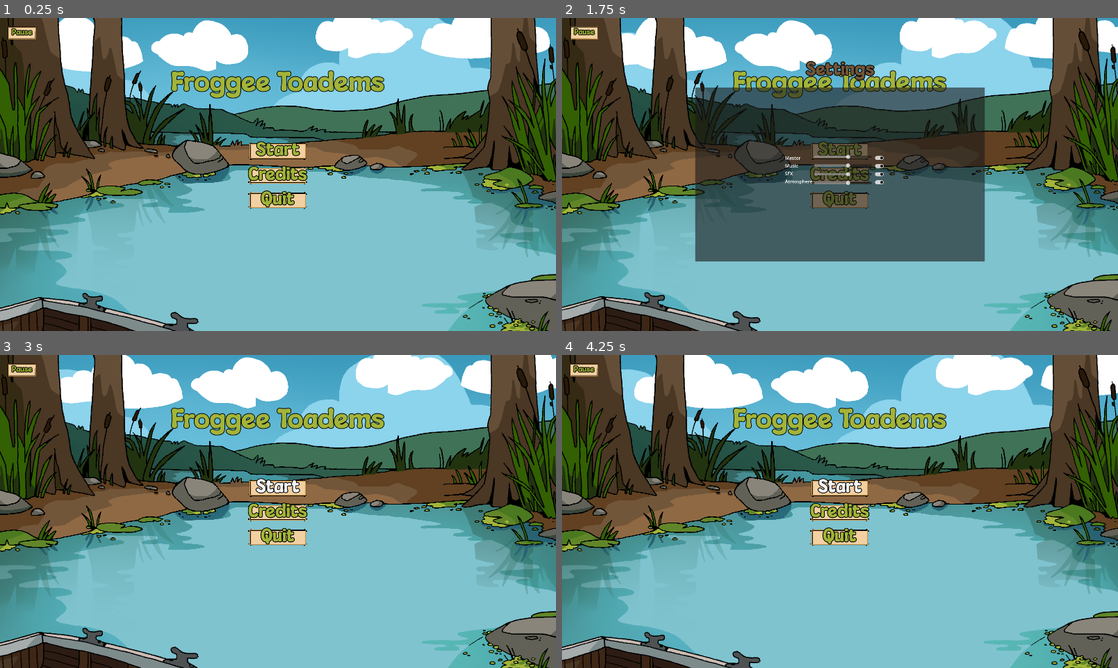
Above: before the commit, frames 1-4 (two rows, left to right).
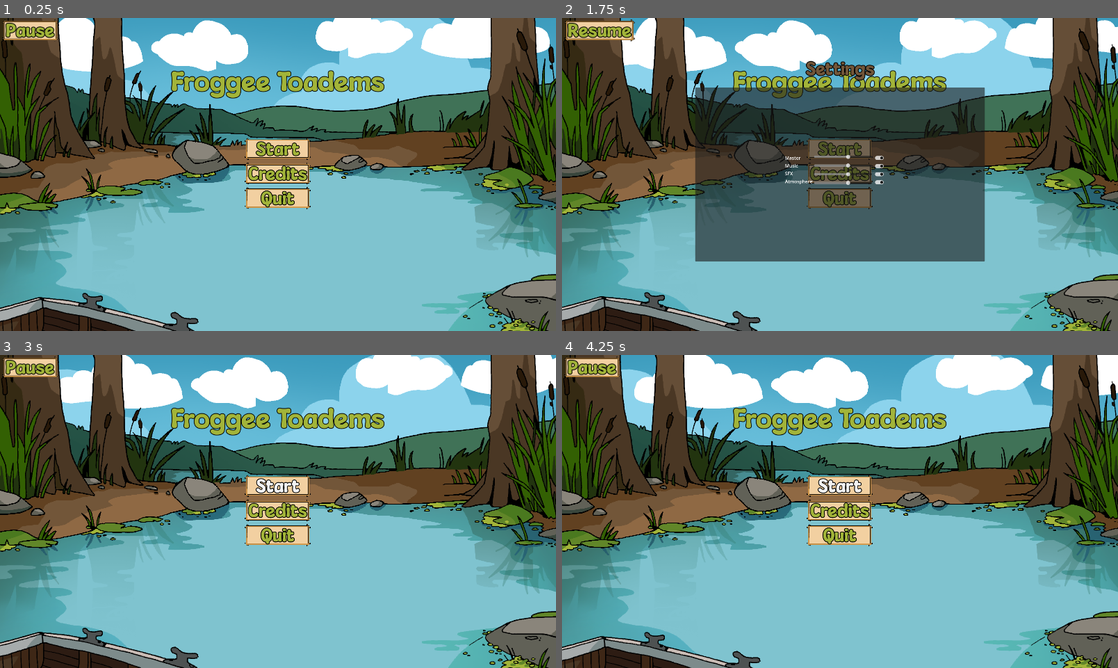
Above: after the commit, the same moments.

Repository: NotTom31/FroggeeToadems
Game: Godot game, scene res://Scenes/Levels/Main.tscn
Two runs of this game, one before a commit and one after it. Both use one fixed random seed, a clock stepped at 60 frames per second and the inputs below.
Inputs (mouse positions are in pixels of both pictures, inside the frame that each line leads up to):
- Up to frame 1 (0.25 s): no input
- Up to frame 2 (1.75 s): click "Pause" at 0.5 s; click "Start" at 1.25 s
- Up to frame 3 (3 s): click "Pause" (after the commit: "Resume") at 2 s; click "Start" at 2.75 s
- Up to frame 4 (4.25 s): move the mouse to (962, 495) at 3.52 s; hold Right (ui_right) from 3.53 s (still down); click (962, 495) at 3.67 s; tap Up (ui_up) at 3.77 s

The runs differ from the first frame. In frame 1, 1.4% of the frame differs, in the area x 0-56%, y 0-62%; in frame 2, 1.4%; in frame 3, 1.4%; in frame 4, 1.4%.

Commit message:
Corrected button text bleeding out of button

Diff:
--- a/Scenes/UI/BlankButton.tscn
+++ b/Scenes/UI/BlankButton.tscn
@@ -6,24 +6,47 @@
 
 [sub_resource type="StyleBoxTexture" id="StyleBoxTexture_k2yaa"]
 texture = ExtResource("2_sdamx")
+expand_margin_left = 12.0
+expand_margin_top = 15.0
+expand_margin_right = 12.0
 
 [sub_resource type="StyleBoxTexture" id="StyleBoxTexture_g8tww"]
 texture = ExtResource("2_sdamx")
+expand_margin_left = 12.0
+expand_margin_top = 15.0
+expand_margin_right = 12.0
 
 [sub_resource type="StyleBoxTexture" id="StyleBoxTexture_rf4da"]
 texture = ExtResource("2_sdamx")
+expand_margin_left = 12.0
+expand_margin_top = 15.0
+expand_margin_right = 12.0
 
 [sub_resource type="StyleBoxTexture" id="StyleBoxTexture_yanjr"]
 texture = ExtResource("2_sdamx")
+expand_margin_left = 12.0
+expand_margin_top = 15.0
+expand_margin_right = 12.0
 
 [sub_resource type="StyleBoxTexture" id="StyleBoxTexture_5dewl"]
 texture = ExtResource("2_sdamx")
+expand_margin_left = 12.0
+expand_margin_top = 15.0
+expand_margin_right = 12.0
 
 [sub_resource type="StyleBoxTexture" id="StyleBoxTexture_svmh5"]
 texture = ExtResource("2_sdamx")
+expand_margin_left = 12.0
+expand_margin_top = 15.0
+expand_margin_right = 12.0
+modulate_color = Color(0.784314, 0.784314, 0.784314, 1)
 
 [sub_resource type="StyleBoxTexture" id="StyleBoxTexture_l4ecc"]
 texture = ExtResource("2_sdamx")
+expand_margin_left = 12.0
+expand_margin_top = 15.0
+expand_margin_right = 12.0
+modulate_color = Color(0.784314, 0.784314, 0.784314, 1)
 
 [sub_resource type="StyleBoxTexture" id="StyleBoxTexture_c83af"]
 texture = ExtResource("2_sdamx")
@@ -33,11 +56,20 @@
 
 [sub_resource type="StyleBoxTexture" id="StyleBoxTexture_tdm07"]
 texture = ExtResource("2_sdamx")
+expand_margin_left = 12.0
+expand_margin_top = 15.0
+expand_margin_right = 12.0
 
 [sub_resource type="StyleBoxTexture" id="StyleBoxTexture_16dta"]
 texture = ExtResource("2_sdamx")
+expand_margin_left = 12.0
+expand_margin_top = 15.0
+expand_margin_right = 12.0
 
 [node name="BlankButton" type="Button"]
+offset_right = 115.0
+offset_bottom = 59.0
+theme_override_colors/font_disabled_color = Color(0.44039, 0.491173, 0.142996, 1)
 theme_override_colors/font_color = Color(0.635294, 0.705882, 0.223529, 1)
 theme_override_colors/font_outline_color = Color(0, 0, 0, 1)
 theme_override_constants/outline_size = 10
--- a/Scenes/UI/canvas_settings.tscn
+++ b/Scenes/UI/canvas_settings.tscn
@@ -30,6 +30,18 @@
 "update": 1,
 "values": [false]
 }
+tracks/2/type = "value"
+tracks/2/imported = false
+tracks/2/enabled = true
+tracks/2/path = NodePath("Menu/Back_Button:visible")
+tracks/2/interp = 1
+tracks/2/loop_wrap = true
+tracks/2/keys = {
+"times": PackedFloat32Array(0),
+"transitions": PackedFloat32Array(1),
+"update": 1,
+"values": [false]
+}
 
 [sub_resource type="Animation" id="Animation_gloa7"]
 resource_name = "Start"
@@ -84,6 +96,18 @@
 "update": 1,
 "values": [false, true, true]
 }
+tracks/2/type = "value"
+tracks/2/imported = false
+tracks/2/enabled = true
+tracks/2/path = NodePath("Menu/Back_Button:visible")
+tracks/2/interp = 1
+tracks/2/loop_wrap = true
+tracks/2/keys = {
+"times": PackedFloat32Array(0, 1),
+"transitions": PackedFloat32Array(1, 1),
+"update": 1,
+"values": [false, true]
+}
 
 [sub_resource type="Animation" id="Animation_ceqh4"]
 resource_name = "Transition_Out"
@@ -110,6 +134,18 @@
 "transitions": PackedFloat32Array(1, 1, 1),
 "update": 1,
 "values": [true, true, false]
+}
+tracks/2/type = "value"
+tracks/2/imported = false
+tracks/2/enabled = true
+tracks/2/path = NodePath("Menu/Back_Button:visible")
+tracks/2/interp = 1
+tracks/2/loop_wrap = true
+tracks/2/keys = {
+"times": PackedFloat32Array(0),
+"transitions": PackedFloat32Array(1),
+"update": 1,
+"values": [false]
 }
 
 [sub_resource type="AnimationLibrary" id="AnimationLibrary_w5c88"]
@@ -128,12 +164,11 @@
 anchors_preset = 1
 anchor_left = 1.0
 anchor_right = 1.0
-offset_left = -1894.0
-offset_top = 27.0
-offset_right = -1794.0
-offset_bottom = 77.0
+offset_left = -1900.0
+offset_top = 20.0
+offset_right = -1732.0
+offset_bottom = 80.0
 grow_horizontal = 0
-theme_override_font_sizes/font_size = 25
 text = "Pause"
 
 [node name="Animation_Panel" type="AnimationPlayer" parent="."]
@@ -155,17 +190,17 @@
 layout_mode = 1
 
 [node name="Back_Button" parent="Menu" instance=ExtResource("2_1wyxg")]
+visible = false
 layout_mode = 1
 anchors_preset = 1
 anchor_left = 1.0
 anchor_right = 1.0
-offset_left = -1893.0
-offset_top = 26.0
-offset_right = -1793.0
-offset_bottom = 76.0
+offset_left = -1900.0
+offset_top = 20.0
+offset_right = -1680.0
+offset_bottom = 80.0
 grow_horizontal = 0
-theme_override_font_sizes/font_size = 25
-text = "Pause"
+text = "Resume"
 
 [connection signal="pressed" from="Open_Button" to="." method="_on_open_button_pressed"]
 [connection signal="pressed" from="Menu/Back_Button" to="." method="_on_back_button_pressed"]
